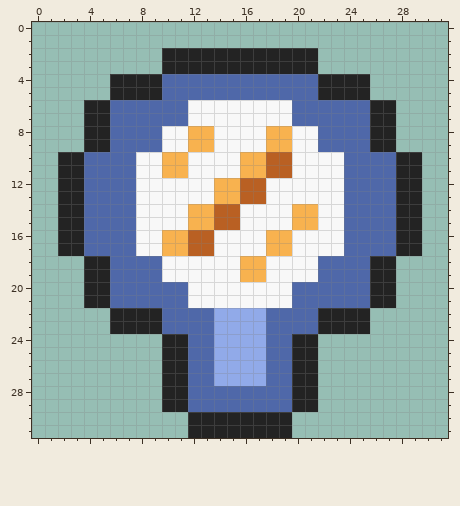
Pixel-art sprite -- tracker/images/icons/mirror.png. This is how it looked before the edit.
The file is 32x32 pixels.
And afterwards:
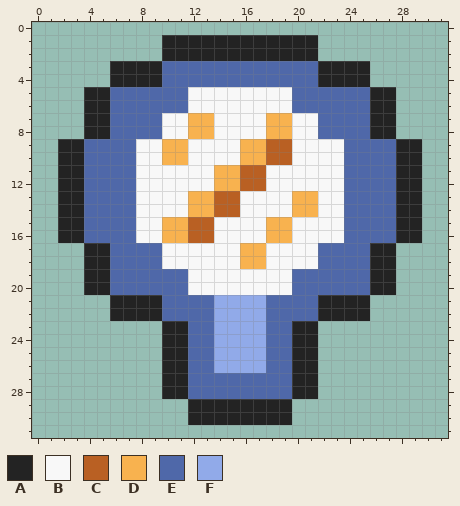
Palette (. is transparent): A #232323  B #f8f8f8  C #b96023  D #f8b24f  E #4f68a9  F #91aae9
Change:
@@ x 0..31 @@
  0 ................................
- 1 ................................
+ 1 ..........AAAAAAAAAAAA..........
  2 ..........AAAAAAAAAAAA..........
- 3 ..........AAAAAAAAAAAA..........
+ 3 ......AAAAEEEEEEEEEEEEAAAA......
  4 ......AAAAEEEEEEEEEEEEAAAA......
- 5 ......AAAAEEEEEEEEEEEEAAAA......
+ 5 ....AAEEEEEEBBBBBBBBEEEEEEAA....
  6 ....AAEEEEEEBBBBBBBBEEEEEEAA....
- 7 ....AAEEEEEEBBBBBBBBEEEEEEAA....
+ 7 ....AAEEEEBBDDBBBBDDBBEEEEAA....
  8 ....AAEEEEBBDDBBBBDDBBEEEEAA....
- 9 ....AAEEEEBBDDBBBBDDBBEEEEAA....
+ 9 ..AAEEEEBBDDBBBBDDCCBBBBEEEEAA..
 10 ..AAEEEEBBDDBBBBDDCCBBBBEEEEAA..
-11 ..AAEEEEBBDDBBBBDDCCBBBBEEEEAA..
+11 ..AAEEEEBBBBBBDDCCBBBBBBEEEEAA..
 12 ..AAEEEEBBBBBBDDCCBBBBBBEEEEAA..
-13 ..AAEEEEBBBBBBDDCCBBBBBBEEEEAA..
+13 ..AAEEEEBBBBDDCCBBBBDDBBEEEEAA..
 14 ..AAEEEEBBBBDDCCBBBBDDBBEEEEAA..
-15 ..AAEEEEBBBBDDCCBBBBDDBBEEEEAA..
+15 ..AAEEEEBBDDCCBBBBDDBBBBEEEEAA..
 16 ..AAEEEEBBDDCCBBBBDDBBBBEEEEAA..
-17 ..AAEEEEBBDDCCBBBBDDBBBBEEEEAA..
+17 ....AAEEEEBBBBBBDDBBBBEEEEAA....
 18 ....AAEEEEBBBBBBDDBBBBEEEEAA....
-19 ....AAEEEEBBBBBBDDBBBBEEEEAA....
+19 ....AAEEEEEEBBBBBBBBEEEEEEAA....
 20 ....AAEEEEEEBBBBBBBBEEEEEEAA....
-21 ....AAEEEEEEBBBBBBBBEEEEEEAA....
+21 ......AAAAEEEEFFFFEEEEAAAA......
 22 ......AAAAEEEEFFFFEEEEAAAA......
-23 ......AAAAEEEEFFFFEEEEAAAA......
+23 ..........AAEEFFFFEEAA..........
 24 ..........AAEEFFFFEEAA..........
@@ x 8..23 @@
 26 ..AAEEFFFFEEAA..
-27 ..AAEEFFFFEEAA..
+27 ..AAEEEEEEEEAA..
 28 ..AAEEEEEEEEAA..
-29 ..AAEEEEEEEEAA..
+29 ....AAAAAAAA....
 30 ....AAAAAAAA....
-31 ....AAAAAAAA....
+31 ................
Pixel boxes of the changes (left, top, right, bottom) in both pictures:
changed: (58, 35, 422, 334)
changed: (162, 373, 318, 438)
